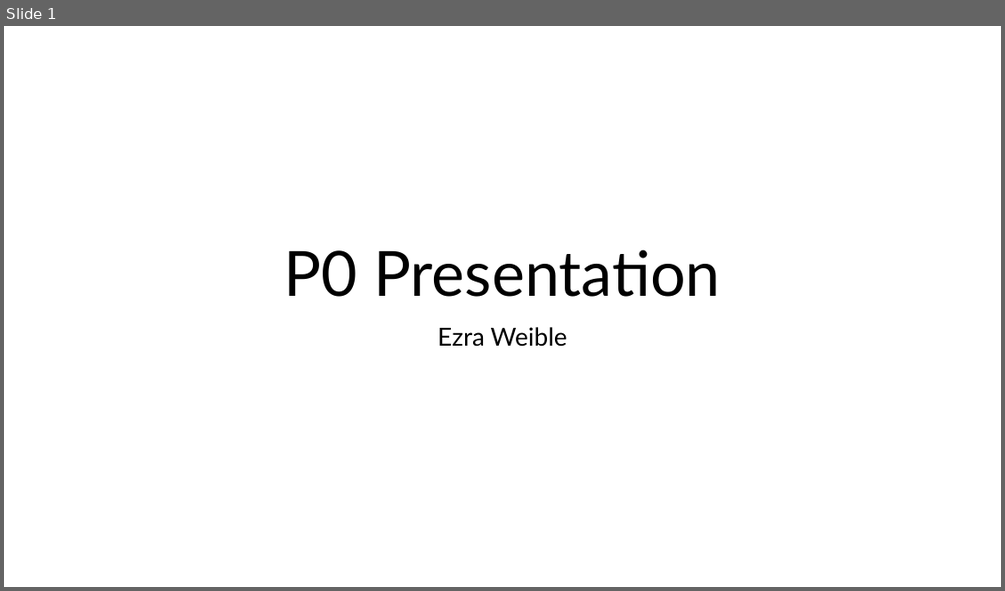
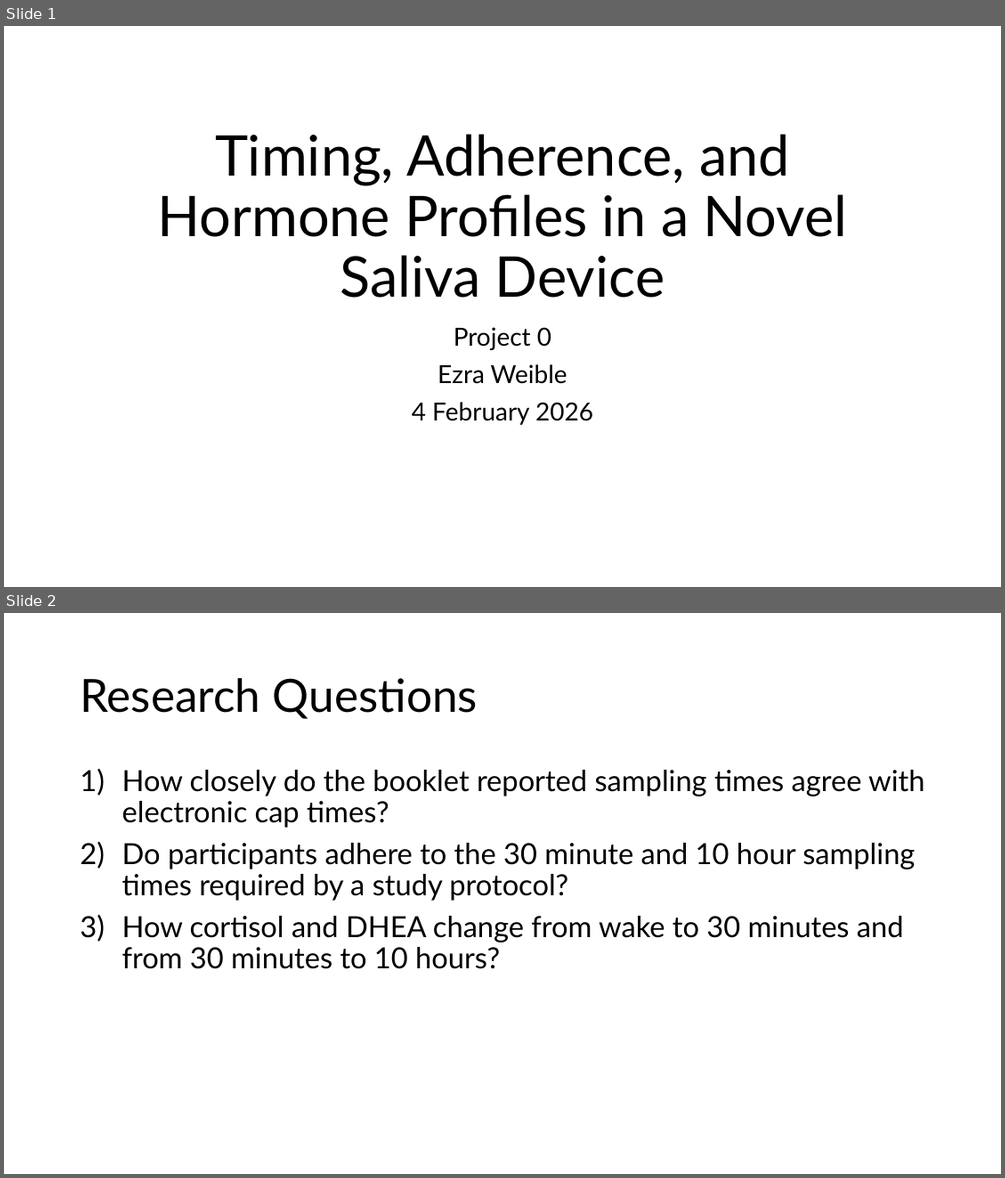
Before and after one commit to eweible/BIOS6624, a slide deck: P0/Dissemination/P0_Presentation.pptx. Shown one above the other, each under a label of ours: slide 1 before the commit, slides 1 and 2 after it. The pictures are 1005x591 and 1005x1178 pixels, drawn with LibreOffice and Linux fonts; fonts in the diff are those of the drawing. Boxes give left, top, right and bottom in pixels: in the first picture for what was removed or moved away, otherwise in the second. Text is boxed around its words. In the diff, an @@ line names an element or a change of style, - is before the commit and + after.

```diff
--- a/P0/Dissemination/P0_Presentation.pptx
+++ b/P0/Dissemination/P0_Presentation.pptx
@@ slide 2 added at (4,613,1001,1174), background #FFFFFF @@
@@ title added at (80,678,477,719), 44 pt, text #000000 @@
+Research Questions
@@ text added at (122,770,924,969), 28 pt, text #000000 @@
+1) How closely do the booklet reported sampling times agree with electronic cap times?
+2) Do participants adhere to the 30 minute and 10 hour sampling times required by a study protocol?
+3) How cortisol and DHEA change from wake to 30 minutes and from 30 minutes to 10 hours?
@@ slide 1 changed as well @@
@@ title at (158,134,848,297): text changed; size 60 to 54 pt @@
-P0 Presentation
+Timing, Adherence, and Hormone Profiles in a Novel Saliva Device
@@ subtitle at (453,327,551,350): paragraph added @@
+Project 0
@@ subtitle at (412,402,593,425): paragraph added @@
+4 February 2026
```
Also in this commit, not shown: 1 other slide changed, 4 other slides added, 6 slides removed.
